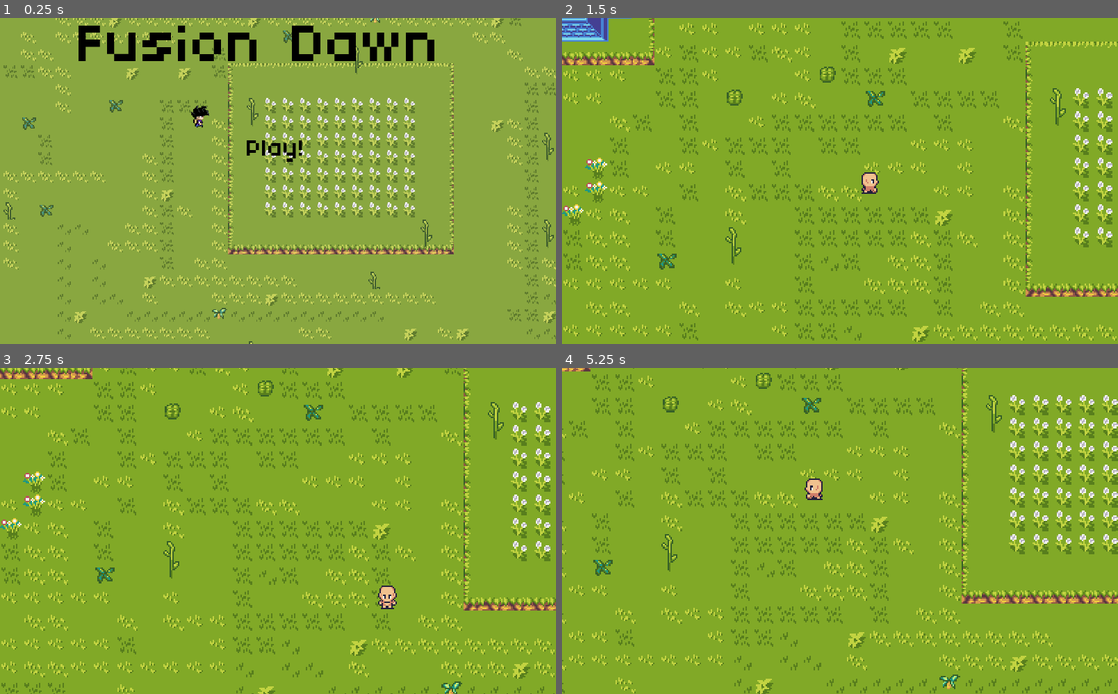
Above: before the commit, frames 1-4 (two rows, left to right).
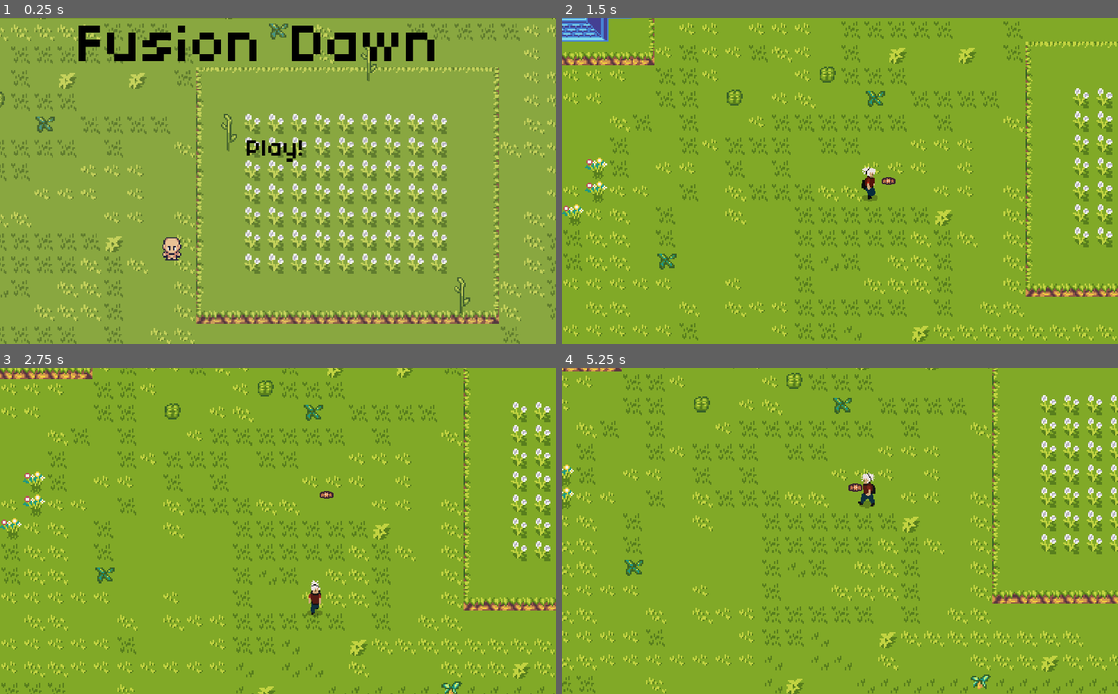
Above: after the commit, the same moments.

Repository: dimkauzh/Fusion-Down
Game: Godot game, scene res://Scenes/Main-Menu.tscn
Two runs of this game, one before a commit and one after it. Both use one fixed random seed, a clock stepped at 60 frames per second and the inputs below.
Inputs (mouse positions are in pixels of both pictures, inside the frame that each line leads up to):
- Up to frame 1 (0.25 s): no input
- Up to frame 2 (1.5 s): click "Play!" at 0.5 s; move the mouse to (962, 164) at 1.27 s; hold Right (ui_right) from 1.28 s (still down); click (962, 164) at 1.35 s
- Up to frame 3 (2.75 s): move the mouse to (166, 547) at 2.02 s; release Right (ui_right) at 2.03 s; hold Down (ui_down) from 2.03 s (still down); click (166, 547) at 2.1 s
- Up to frame 4 (5.25 s): move the mouse to (895, 459) at 2.77 s; release Down (ui_down) at 2.78 s; hold Right (ui_right) 2.78-3.53 s; click (895, 459) at 2.85 s; move the mouse to (812, 596) at 3.52 s; hold Up (ui_up) 3.53-4.28 s; click (812, 596) at 3.6 s; move the mouse to (1006, 579) at 4.27 s; hold Left (ui_left) from 4.28 s (still down); click (1006, 579) at 4.35 s; move the mouse to (673, 482) at 5.02 s; click (673, 482) at 5.1 s

The runs differ from the first frame. In frame 1, 22% of the frame differs, in the area x 0-100%, y 0-100%; in frame 2, 0.5%; in frame 3, 0.7%; in frame 4, 20%.

Commit message:
New Update
Allot of things -- Dont even know what

Diff:
--- /dev/null
+++ b/Scenes/Enemies/Crab-Enemy.tscn
@@ -0,0 +1,36 @@
+[gd_scene load_steps=6 format=2]
+
+[ext_resource path="res://Assets/Enemies/tile_0120.png" type="Texture" id=1]
+[ext_resource path="res://Scripts/Crab-Enemy.gd" type="Script" id=2]
+[ext_resource path="res://Assets/Font/Main-Menu-Font.ttf" type="DynamicFontData" id=3]
+
+[sub_resource type="RectangleShape2D" id=1]
+extents = Vector2( 8.06667, 14.4667 )
+
+[sub_resource type="DynamicFont" id=2]
+size = 120
+font_data = ExtResource( 3 )
+
+[node name="Crab-Enemy" type="KinematicBody2D" groups=["Enemy"]]
+scale = Vector2( 15, 15 )
+collision_layer = 4
+collision_mask = 9
+script = ExtResource( 2 )
+
+[node name="CollisionShape2D" type="CollisionShape2D" parent="." groups=["Enemy"]]
+position = Vector2( 1.27157e-07, 8.53333 )
+shape = SubResource( 1 )
+
+[node name="Sprite" type="Sprite" parent="." groups=["Enemy"]]
+texture = ExtResource( 1 )
+
+[node name="HUD" type="CanvasLayer" parent="."]
+
+[node name="Health" type="Label" parent="HUD"]
+modulate = Color( 1, 0, 0, 1 )
+margin_left = -77.0
+margin_top = -252.0
+margin_right = 207.0
+margin_bottom = -95.0
+custom_fonts/font = SubResource( 2 )
+text = "300"
--- a/Scenes/Level.tscn
+++ b/Scenes/Level.tscn
@@ -1,21 +1,20 @@
-[gd_scene load_steps=5 format=2]
+[gd_scene load_steps=6 format=2]
 
 [ext_resource path="res://Scenes/Player.tscn" type="PackedScene" id=1]
-[ext_resource path="res://Assets/Map/Background/tile045.png" type="Texture" id=2]
+[ext_resource path="res://Assets/All Sprites Cut/tile045.png" type="Texture" id=2]
 [ext_resource path="res://Tiles/Blocks.tres" type="TileSet" id=3]
 [ext_resource path="res://Tiles/Design.tres" type="TileSet" id=4]
+[ext_resource path="res://Scenes/Enemies/Crab-Enemy.tscn" type="PackedScene" id=5]
 
 [node name="Level" type="Node2D"]
 scale = Vector2( 2, 2 )
 
-[node name="TextureRect" type="TextureRect" parent="."]
-margin_left = -1611.0
-margin_top = -1645.0
-margin_right = 2108.0
-margin_bottom = 1382.0
+[node name="TextureRect" type="ParallaxBackground" parent="."]
+
+[node name="Sprite" type="Sprite" parent="TextureRect"]
+position = Vector2( -182.5, 412.5 )
+scale = Vector2( 440.938, 213.688 )
 texture = ExtResource( 2 )
-expand = true
-stretch_mode = 2
 
 [node name="Blocks" type="TileMap" parent="."]
 tile_set = ExtResource( 3 )
@@ -28,11 +27,13 @@
 [node name="Design" type="TileMap" parent="."]
 tile_set = ExtResource( 4 )
 cell_size = Vector2( 16, 16 )
+collision_layer = 2
 format = 1
 tile_data = PoolIntArray( -1966020, 2, 0, -1966019, 2, 0, -1966018, 2, 0, -1966017, 2, 0, -1966016, 2, 0, -1966015, 2,  …(143519 unchanged characters)…
 
 [node name="Player" parent="." instance=ExtResource( 1 )]
-collision_mask = 2
+scale = Vector2( 0.04, 0.03 )
+collision_mask = 6
 
 [node name="Camera2D" type="Camera2D" parent="Player"]
 current = true
@@ -43,3 +44,10 @@
 drag_margin_top = 0.4
 drag_margin_right = 0.4
 drag_margin_bottom = 0.4
+
+[node name="Crab-Enemy" parent="." instance=ExtResource( 5 )]
+position = Vector2( 33.5, 1.19209e-07 )
+scale = Vector2( 0.6, 0.45 )
+
+[node name="In front of player" type="TileMap" parent="."]
+format = 1
--- a/Scenes/Main-Menu.tscn
+++ b/Scenes/Main-Menu.tscn
@@ -1,6 +1,6 @@
 [gd_scene load_steps=6 format=2]
 
-[ext_resource path="res://Assets/Main-Menu/Screenshot 2022-10-07 at 21.49.22.png" type="Texture" id=1]
+[ext_resource path="res://Assets/Main-Menu/Screenshot 2022-10-14 at 16.55.50.png" type="Texture" id=1]
 [ext_resource path="res://Assets/Font/Pixel-Font.TTF" type="DynamicFontData" id=2]
 [ext_resource path="res://Scripts/Main-Menu.gd" type="Script" id=3]
 
--- a/Scenes/Player.tscn
+++ b/Scenes/Player.tscn
@@ -1,65 +1,157 @@
-[gd_scene load_steps=20 format=2]
+[gd_scene load_steps=60 format=2]
 
-[ext_resource path="res://Assets/Player/Down/tile001.png" type="Texture" id=1]
-[ext_resource path="res://Assets/Player/Down/tile003.png" type="Texture" id=2]
-[ext_resource path="res://Assets/Player/Down/tile000.png" type="Texture" id=3]
-[ext_resource path="res://Assets/Player/Down/tile002.png" type="Texture" id=4]
-[ext_resource path="res://Assets/Player/Right/tile042.png" type="Texture" id=5]
-[ext_resource path="res://Assets/Player/Up/tile060.png" type="Texture" id=6]
-[ext_resource path="res://Assets/Player/Right/tile041.png" type="Texture" id=7]
-[ext_resource path="res://Assets/Player/Right/tile040.png" type="Texture" id=8]
+[ext_resource path="res://Assets/Player/Walk-Up/tile003.png" type="Texture" id=1]
+[ext_resource path="res://Assets/Player/Walk-Up/tile000.png" type="Texture" id=2]
+[ext_resource path="res://Assets/Player/Walk-Left/tile002.png" type="Texture" id=3]
+[ext_resource path="res://Assets/Player/Walk-Down/tile000.png" type="Texture" id=4]
+[ext_resource path="res://Assets/Player/Walk-Left/tile000.png" type="Texture" id=5]
+[ext_resource path="res://Assets/Player/Walk-Left/tile001.png" type="Texture" id=6]
+[ext_resource path="res://Assets/Player/Walk-Left/tile003.png" type="Texture" id=7]
+[ext_resource path="res://Assets/Player/Walk-Left/tile004.png" type="Texture" id=8]
 [ext_resource path="res://Scripts/Player.gd" type="Script" id=9]
-[ext_resource path="res://Assets/Player/Up/tile061.png" type="Texture" id=10]
-[ext_resource path="res://Assets/Player/Left/tile020.png" type="Texture" id=11]
-[ext_resource path="res://Assets/Player/Left/tile021.png" type="Texture" id=12]
-[ext_resource path="res://Assets/Player/Left/tile022.png" type="Texture" id=13]
-[ext_resource path="res://Assets/Player/Left/tile023.png" type="Texture" id=14]
-[ext_resource path="res://Assets/Player/Right/tile043.png" type="Texture" id=15]
-[ext_resource path="res://Assets/Player/Up/tile063.png" type="Texture" id=16]
-[ext_resource path="res://Assets/Player/Up/tile062.png" type="Texture" id=17]
+[ext_resource path="res://Assets/Player/Walk-Left/tile005.png" type="Texture" id=10]
+[ext_resource path="res://Assets/Player/Walk-Down/tile001.png" type="Texture" id=11]
+[ext_resource path="res://Assets/Player/Walk-Up/tile002.png" type="Texture" id=12]
+[ext_resource path="res://Assets/Player/Walk-Up/tile005.png" type="Texture" id=13]
+[ext_resource path="res://Assets/Player/Walk-Up/tile001.png" type="Texture" id=14]
+[ext_resource path="res://Assets/Player/Walk-Down/tile005.png" type="Texture" id=15]
+[ext_resource path="res://Assets/Player/Walk-Down/tile004.png" type="Texture" id=16]
+[ext_resource path="res://Assets/Player/Walk-Down/tile002.png" type="Texture" id=17]
+[ext_resource path="res://Assets/Player/Walk-Down/tile003.png" type="Texture" id=18]
+[ext_resource path="res://Assets/Player/Walk-Up/tile004.png" type="Texture" id=19]
+[ext_resource path="res://Assets/Player/Idle-Up/tile003.png" type="Texture" id=20]
+[ext_resource path="res://Assets/Player/Idle-Up/tile004.png" type="Texture" id=21]
+[ext_resource path="res://Assets/Player/Idle-Left/tile001.png" type="Texture" id=22]
+[ext_resource path="res://Assets/Player/Idle-Left/tile000.png" type="Texture" id=23]
+[ext_resource path="res://Assets/Player/Idle-Down/tile000.png" type="Texture" id=24]
+[ext_resource path="res://Assets/Player/Idle-Up/tile002.png" type="Texture" id=25]
+[ext_resource path="res://Assets/Player/Idle-Left/tile003.png" type="Texture" id=26]
+[ext_resource path="res://Assets/Player/Idle-Down/tile004.png" type="Texture" id=27]
+[ext_resource path="res://Assets/Player/Idle-Up/tile001.png" type="Texture" id=28]
+[ext_resource path="res://Assets/Player/Idle-Up/tile000.png" type="Texture" id=29]
+[ext_resource path="res://Assets/Player/Idle-Left/tile004.png" type="Texture" id=30]
+[ext_resource path="res://Assets/Player/Idle-Left/tile002.png" type="Texture" id=31]
+[ext_resource path="res://Assets/Player/Idle-Down/tile002.png" type="Texture" id=32]
+[ext_resource path="res://Assets/Player/Idle-Down/tile003.png" type="Texture" id=33]
+[ext_resource path="res://Assets/Player/Idle-Down/tile001.png" type="Texture" id=34]
+[ext_resource path="res://Assets/Player/Attack-Down/tile001.png" type="Texture" id=35]
+[ext_resource path="res://Assets/Player/Attack-Down/tile002.png" type="Texture" id=36]
+[ext_resource path="res://Assets/Player/Attack-Left/tile001.png" type="Texture" id=37]
+[ext_resource path="res://Assets/Player/Attack-Down/tile000.png" type="Texture" id=38]
+[ext_resource path="res://Assets/Player/Attack-Left/tile000.png" type="Texture" id=39]
+[ext_resource path="res://Assets/Player/Attack-Left/tile002.png" type="Texture" id=40]
+[ext_resource path="res://Assets/Player/Attack-Up/tile000.png" type="Texture" id=41]
+[ext_resource path="res://Assets/Player/Attack-Up/tile001.png" type="Texture" id=42]
+[ext_resource path="res://Assets/Player/Attack-Up/tile002.png" type="Texture" id=43]
+[ext_resource path="res://Assets/Player/Walk-Right/image.png" type="Texture" id=44]
+[ext_resource path="res://Assets/Player/Walk-Right/image (3).png" type="Texture" id=45]
+[ext_resource path="res://Assets/Player/Walk-Right/image (1).png" type="Texture" id=46]
+[ext_resource path="res://Assets/Player/Walk-Right/image (2).png" type="Texture" id=47]
+[ext_resource path="res://Assets/Player/Walk-Right/image (4).png" type="Texture" id=48]
+[ext_resource path="res://Assets/Player/Attack-Right/image (1).png" type="Texture" id=49]
+[ext_resource path="res://Assets/Player/Attack-Right/image (2).png" type="Texture" id=50]
+[ext_resource path="res://Assets/Player/Attack-Right/image.png" type="Texture" id=51]
+[ext_resource path="res://Assets/Player/Walk-Right/image (5).png" type="Texture" id=52]
+[ext_resource path="res://Assets/Player/Idle-Right/image (1).png" type="Texture" id=53]
+[ext_resource path="res://Assets/Player/Idle-Right/image (3).png" type="Texture" id=54]
+[ext_resource path="res://Assets/Player/Idle-Right/image (2).png" type="Texture" id=55]
+[ext_resource path="res://Assets/Player/Idle-Right/image (4).png" type="Texture" id=56]
+[ext_resource path="res://Assets/Player/Idle-Right/image.png" type="Texture" id=57]
 
 [sub_resource type="SpriteFrames" id=1]
 animations = [ {
-"frames": [ ExtResource( 3 ), ExtResource( 1 ), ExtResource( 4 ), ExtResource( 2 ) ],
+"frames": [ ExtResource( 38 ), ExtResource( 35 ), ExtResource( 36 ) ],
+"loop": false,
+"name": "attack-down",
+"speed": 5.0
+}, {
+"frames": [ ExtResource( 39 ), ExtResource( 37 ), ExtResource( 40 ) ],
+"loop": false,
+"name": "attack-left",
+"speed": 5.0
+}, {
+"frames": [ ExtResource( 51 ), ExtResource( 49 ), ExtResource( 50 ) ],
+"loop": true,
+"name": "attack-right",
+"speed": 5.0
+}, {
+"frames": [ ExtResource( 41 ), ExtResource( 42 ), ExtResource( 43 ) ],
+"loop": false,
+"name": "attack-up",
+"speed": 5.0
+}, {
+"frames": [ ExtResource( 4 ), ExtResource( 11 ), ExtResource( 17 ), ExtResource( 18 ), ExtResource( 16 ), ExtResource( 15 ) ],
 "loop": true,
 "name": "down",
+"speed": 7.0
+}, {
+"frames": [ ExtResource( 24 ), ExtResource( 34 ), ExtResource( 32 ), ExtResource( 33 ), ExtResource( 27 ) ],
+"loop": true,
+"name": "idle-down",
+"speed": 7.0
+}, {
+"frames": [ ExtResource( 23 ), ExtResource( 22 ), ExtResource( 31 ), ExtResource( 26 ), ExtResource( 30 ) ],
+"loop": true,
+"name": "idle-left",
+"speed": 7.0
+}, {
+"frames": [ ExtResource( 53 ), ExtResource( 55 ), ExtResource( 54 ), ExtResource( 56 ), ExtResource( 57 ) ],
+"loop": true,
+"name": "idle-right",
 "speed": 5.0
 }, {
-"frames": [ ExtResource( 11 ), ExtResource( 12 ), ExtResource( 13 ), ExtResource( 14 ) ],
+"frames": [ ExtResource( 29 ), ExtResource( 28 ), ExtResource( 25 ), ExtResource( 20 ), ExtResource( 21 ) ],
+"loop": true,
+"name": "idle-up",
+"speed": 7.0
+}, {
+"frames": [ ExtResource( 5 ), ExtResource( 6 ), ExtResource( 3 ), ExtResource( 7 ), ExtResource( 8 ), ExtResource( 10 ) ],
 "loop": true,
 "name": "left",
-"speed": 5.0
+"speed": 7.0
 }, {
-"frames": [ ExtResource( 8 ), ExtResource( 7 ), ExtResource( 5 ), ExtResource( 15 ) ],
+"frames": [ ExtResource( 46 ), ExtResource( 47 ), ExtResource( 45 ), ExtResource( 48 ), ExtResource( 52 ), ExtResource( 44 ) ],
 "loop": true,
 "name": "right",
 "speed": 5.0
 }, {
-"frames": [ ExtResource( 6 ), ExtResource( 10 ), ExtResource( 17 ), ExtResource( 16 ) ],
+"frames": [ ExtResource( 2 ), ExtResource( 14 ), ExtResource( 12 ), ExtResource( 1 ), ExtResource( 19 ), ExtResource( 13 ) ],
 "loop": true,
 "name": "up",
-"speed": 5.0
+"speed": 7.0
 } ]
 
 [sub_resource type="RectangleShape2D" id=2]
-extents = Vector2( 130, 195 )
+extents = Vector2( 80, 362.5 )
 
-[node name="Player" type="KinematicBody2D"]
+[node name="Player" type="KinematicBody2D" groups=["Player"]]
 scale = Vector2( 0.05, 0.04 )
+collision_mask = 4
 script = ExtResource( 9 )
 speed = 200
 
 [node name="AnimatedSprite" type="AnimatedSprite" parent="."]
-position = Vector2( 10, 20 )
+position = Vector2( 20, 25 )
 scale = Vector2( 18.75, 25 )
 frames = SubResource( 1 )
-animation = "down"
-frame = 1
+animation = "right"
 
 [node name="CollisionShape2D" type="CollisionShape2D" parent="."]
-position = Vector2( 9.99999, 25 )
-scale = Vector2( 1, 1 )
+position = Vector2( 20, 50 )
+scale = Vector2( 0.999999, 0.999999 )
 shape = SubResource( 2 )
 __meta__ = {
 "_editor_description_": ""
 }
+
+[node name="Timer-Animation" type="Timer" parent="."]
+wait_time = 0.5
+
+[node name="RayCast2D" type="RayCast2D" parent="."]
+position = Vector2( -480, 0 )
+scale = Vector2( 1, 1250 )
+enabled = true
+cast_to = Vector2( 980, 0 )
+collision_mask = 4
+
+[connection signal="timeout" from="Timer-Animation" to="." method="_on_Timer_timeout"]
--- /dev/null
+++ b/Scripts/Crab-Enemy.gd
@@ -0,0 +1,9 @@
+extends KinematicBody2D
+
+var health = 160
+
+func _process(delta):
+	Global.enemy = self
+	if health <= 0:
+		queue_free()
+	$HUD/Health.text = str(health)
--- /dev/null
+++ b/Scripts/Global.gd
@@ -0,0 +1,3 @@
+extends Node
+
+var enemy
--- a/Scripts/Player.gd
+++ b/Scripts/Player.gd
@@ -1,30 +1,92 @@
 extends KinematicBody2D
 
+onready var anim = $AnimatedSprite
+onready var timer = $"Timer-Animation"
+onready var ray = $RayCast2D
 export var speed = 400
+var left = false
+var up = false
+var down = false
+var right = false
+var nothing
+var enemy = Global.enemy
+var attack_pressed = false
 
 func get_input():
 	var velocity = Vector2.ZERO # The player's movement vector.
 	if Input.is_action_pressed("ui_right"):
 		velocity.x += 1
-		$AnimatedSprite.play("right")
+		anim.play("right")
+
 	if Input.is_action_pressed("ui_left"):
 		velocity.x -= 1
-		$AnimatedSprite.play("left")
+		anim.play("left")
+
 	if Input.is_action_pressed("ui_down"):
 		velocity.y += 1
-		$AnimatedSprite.play("down")
+		anim.play("down")
+
 	if Input.is_action_pressed("ui_up"):
 		velocity.y -= 1
-		$AnimatedSprite.play("up")
+		anim.play("up")
 
 	if velocity.length() > 0:
 		velocity = velocity.normalized() * speed
 	else:
-		$AnimatedSprite.frame = 1
-		$AnimatedSprite.stop()
+		attack()
+
+		if anim.get_animation() == "up":
+			anim.play("idle-up")
+		elif anim.get_animation() == "down":
+			anim.play("idle-down")
+		elif anim.get_animation() == "left":
+			anim.play("idle-left")
+		elif anim.get_animation() == "right":
+			anim.play("idle-right")
 
 	velocity = move_and_slide(velocity, Vector2.UP)
-	#position += velocity * delta
+
+func attack():
+	if Input.is_action_just_pressed("attack"):
+		if ray.is_colliding():
+			var ray_overlapper = ray.get_collider()
+			ray_overlapper.health -= 20
+		if anim.get_animation() == "up" or anim.get_animation() == "idle-up":
+				anim.play("attack-up")
+				attack_animation(false, false, true, false)
+				timer.start()
+		elif anim.get_animation() == "down" or anim.get_animation() == "idle-down":
+				anim.play("attack-down")
+				timer.start()
+				attack_animation(false, false, false, true)
+		elif anim.get_animation() == "left" or anim.get_animation() == "idle-left":
+				anim.play("attack-left")
+				timer.start()
+				attack_animation(true, false, false, false)
+		elif anim.get_animation() == "right" or anim.get_animation() == "idle-right":
+				anim.play("attack-right")
+				timer.start()
+				attack_animation(false, true, false, false)
 
 func _process(_delta):
 	get_input()
+
+func _on_Timer_timeout():
+	if up:
+		anim.play("idle-up")
+		attack_animation(false, false, false, false)
+	if down:
+		anim.play("idle-down")
+		attack_animation(false, false, false, false)
+	if left:
+		anim.play("idle-left")
+		attack_animation(false, false, false, false)
+	if right:
+		anim.play("idle-right")
+		attack_animation(false, false, false, false)
+
+func attack_animation(left_1, right_1, up_1, down_1):
+	up = up_1
+	down = down_1
+	left = left_1
+	right = right_1
--- a/Tiles/Design.tres
+++ b/Tiles/Design.tres
@@ -157,17 +157,3 @@
 10/shape_one_way_margin = 0.0
 10/shapes = [  ]
 10/z_index = 0
-11/name = "ClassicRPG_Sheet.png 11"
-11/texture = ExtResource( 1 )
-11/tex_offset = Vector2( 0, 0 )
-11/modulate = Color( 1, 1, 1, 1 )
-11/region = Rect2( 208, 96, 16, 32 )
-11/tile_mode = 0
-11/occluder_offset = Vector2( 0, 0 )
-11/navigation_offset = Vector2( 0, 0 )
-11/shape_offset = Vector2( 0, 0 )
-11/shape_transform = Transform2D( 1, 0, 0, 1, 0, 0 )
-11/shape_one_way = false
-11/shape_one_way_margin = 0.0
-11/shapes = [  ]
-11/z_index = 0
--- a/project.godot
+++ b/project.godot
@@ -14,6 +14,10 @@
 run/main_scene="res://Scenes/Main-Menu.tscn"
 config/icon="res://Assets/Icon Game/sunset--fusion-dawn.png"
 
+[autoload]
+
+Global="*res://Scripts/Global.gd"
+
 [display]
 
 window/stretch/mode="2d"
@@ -22,6 +26,23 @@
 
 common/drop_mouse_on_gui_input_disabled=true
 
+[input]
+
+attack={
+"deadzone": 0.5,
+"events": [ Object(InputEventMouseButton,"resource_local_to_scene":false,"resource_name":"","device":-1,"alt":false,"shift":false,"control":false,"meta":false,"command":false,"button_mask":0,"position":Vector2( 0, 0 ),"global_position":Vector2( 0, 0 ),"factor":1.0,"button_index":1,"pressed":false,"doubleclick":false,"script":null)
+, Object(InputEventKey,"resource_local_to_scene":false,"resource_name":"","device":0,"alt":false,"shift":false,"control":false,"meta":false,"command":false,"pressed":false,"scancode":69,"physical_scancode":0,"unicode":0,"echo":false,"script":null)
+, Object(InputEventKey,"resource_local_to_scene":false,"resource_name":"","device":0,"alt":false,"shift":false,"control":false,"meta":false,"command":false,"pressed":false,"scancode":32,"physical_scancode":0,"unicode":0,"echo":false,"script":null)
+ ]
+}
+
+[layer_names]
+
+2d_physics/layer_1="Player"
+2d_physics/layer_2="Tilemap"
+2d_physics/layer_3="Enemies"
+2d_physics/layer_4="Enemy-Fighter"
+
 [physics]
 
 common/enable_pause_aware_picking=true
Renamed: Assets/cut of pic/tile000.png -> Assets/All Sprites Cut/tile000.png
Not shown, added: Assets/All Sprites Cut/tile000.png.import
Renamed: Assets/cut of pic/tile001.png -> Assets/All Sprites Cut/tile001.png
Not shown, added: Assets/All Sprites Cut/tile001.png.import
Renamed: Assets/cut of pic/tile002.png -> Assets/All Sprites Cut/tile002.png
Not shown, added: Assets/All Sprites Cut/tile002.png.import
Renamed: Assets/cut of pic/tile003.png -> Assets/All Sprites Cut/tile003.png
Not shown, added: Assets/All Sprites Cut/tile003.png.import
Renamed: Assets/cut of pic/tile004.png -> Assets/All Sprites Cut/tile004.png
Not shown, added: Assets/All Sprites Cut/tile004.png.import
Renamed: Assets/cut of pic/tile005.png -> Assets/All Sprites Cut/tile005.png
Not shown, added: Assets/All Sprites Cut/tile005.png.import
(and 674 more such lines)
